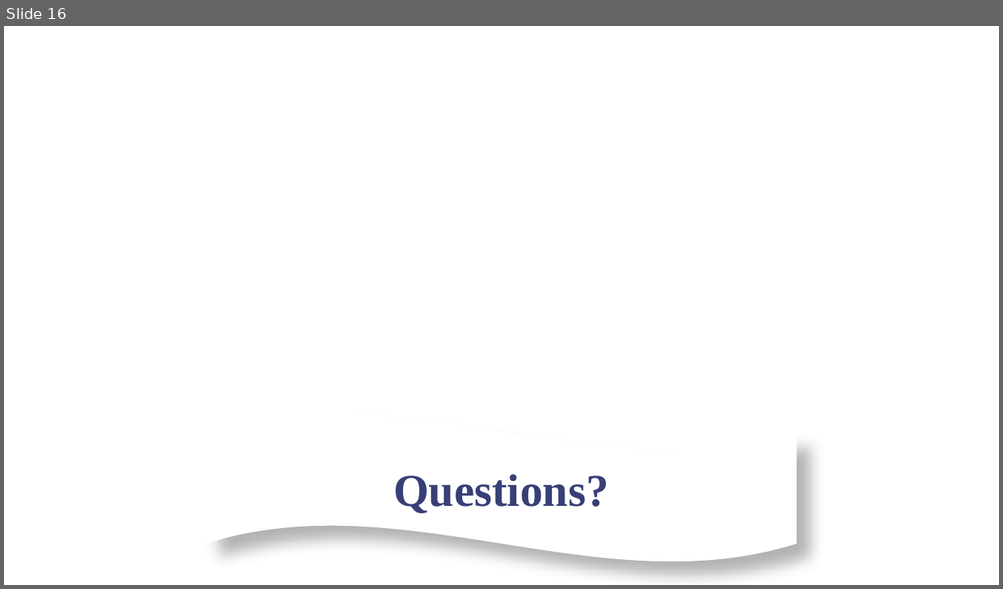
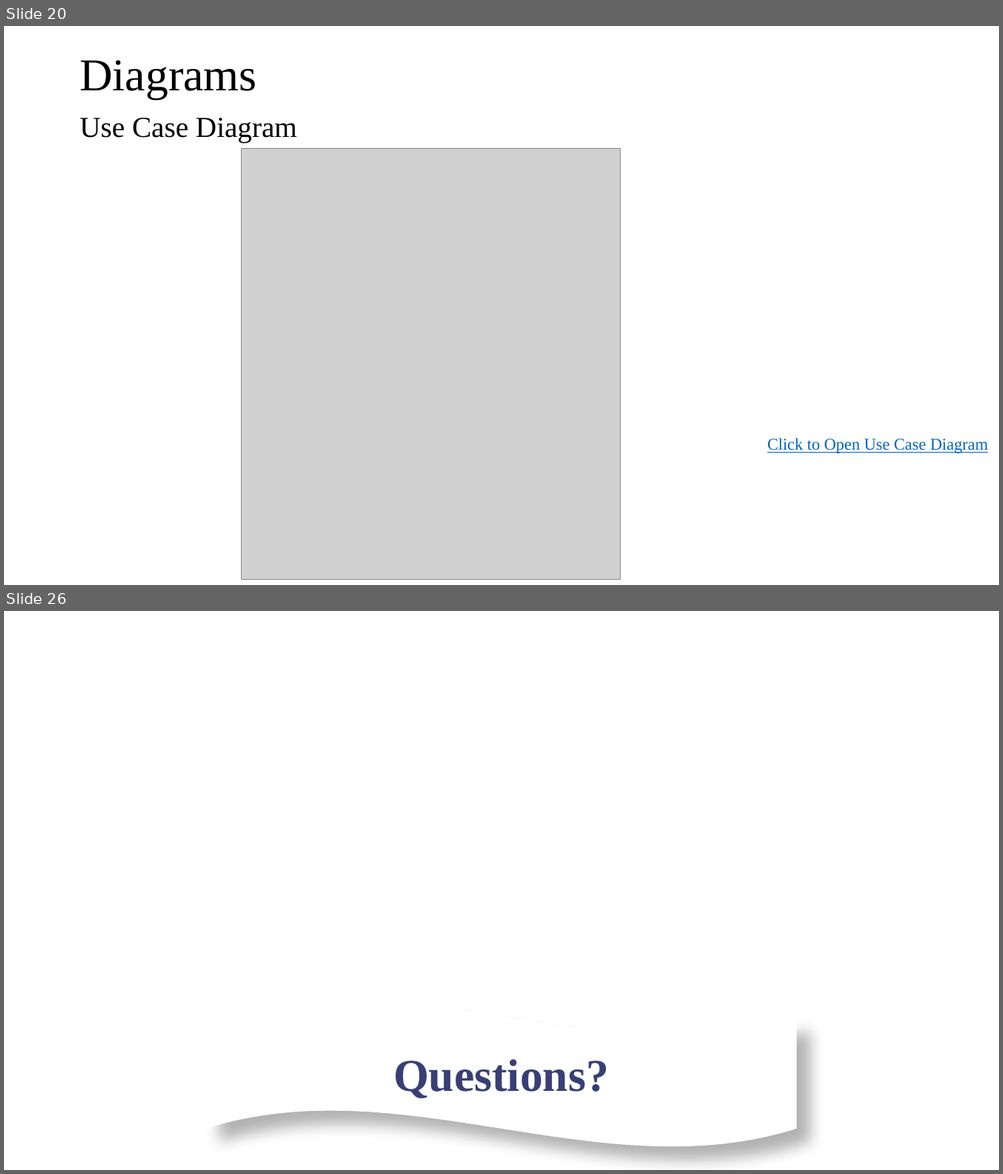
Before and after one commit to SaurabhSubedi/Hire-Hawk, a slide deck: Docs/MidtermPresentationHireHawk.pptx. Shown one above the other, each under a label of ours: slide 16 before the commit, slides 20 and 26 after it; the slides between them are not shown. The pictures are 1003x589 and 1003x1174 pixels, drawn with LibreOffice and Linux fonts; fonts in the diff are those of the drawing; grey boxes stand for pictures; background and template pictures are left out. Boxes give left, top, right and bottom in pixels: in the first picture for what was removed or moved away, otherwise in the second. Text is boxed around its words. In the diff, an @@ line names an element or a change of style, - is before the commit and + after.

```diff
--- a/Docs/MidtermPresentationHireHawk.pptx
+++ b/Docs/MidtermPresentationHireHawk.pptx
@@ slide 20 added at box(4, 26, 999, 585), background #FFFFFF @@
@@ title added at box(79, 60, 256, 99), 44 pt, text #000000 @@
+Diagrams
@@ text added at box(79, 118, 297, 143), 28 pt, text #000000 @@
+Use Case Diagram
@@ picture added at box(242, 149, 620, 580) @@
@@ text added at box(767, 438, 987, 454), 16 pt, text #0563C1, underline @@
+Click to Open Use Case Diagram
@@ what was slide 16 is now slide 26 @@
```
Also in this commit, not shown: 7 slides changed, 17 other slides added, 8 slides removed, 6 other files.
